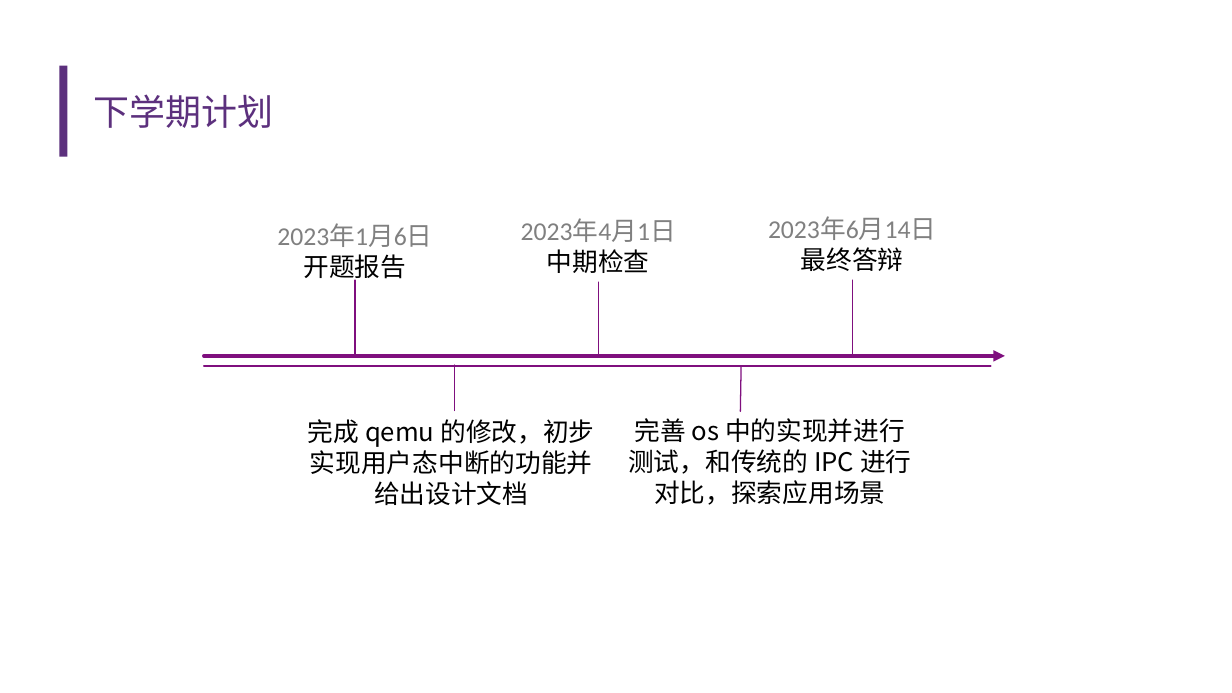
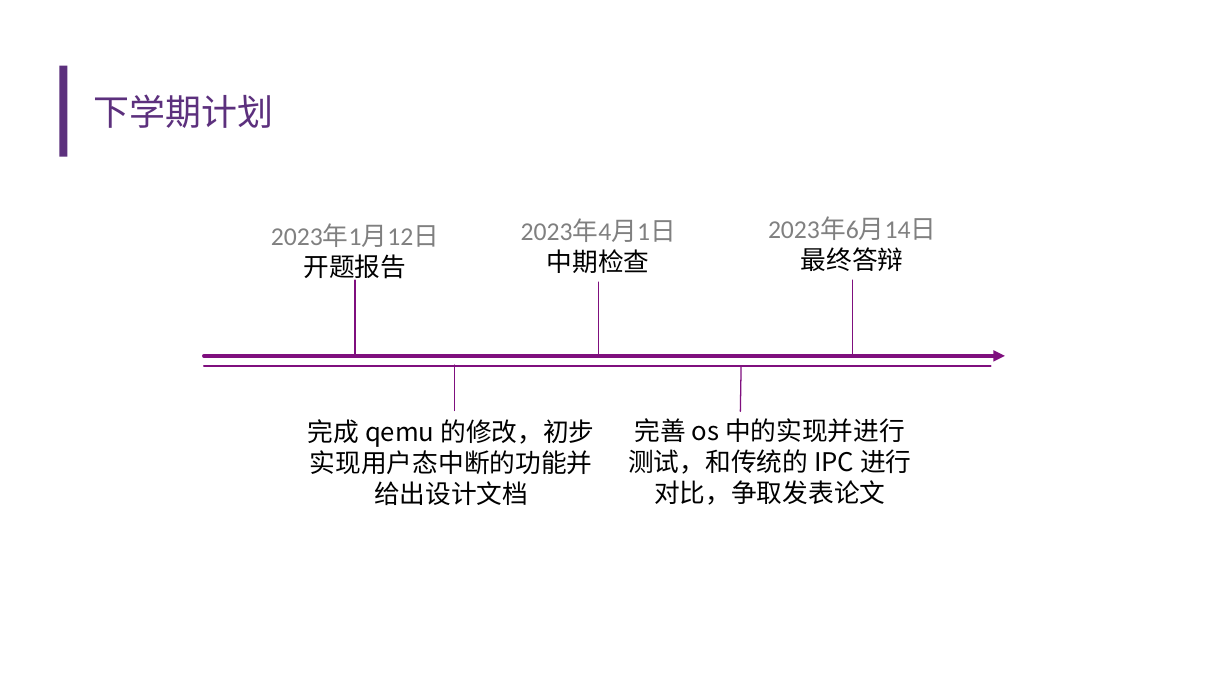
Before and after one commit to U-interrupt/uintr, a slide deck: slide 11 of doc/开题报告.pptx. Drawn at 1232x693 pixels with LibreOffice and Linux fonts; fonts in the diff are those of the drawing; background and template pictures are left out. Boxes give left, top, right and bottom in pixels: in the first picture for what was removed or moved away, otherwise in the second. Text is boxed around its words. In the diff, an @@ line names an element or a change of style, - is before the commit and + after.

```diff
--- a/doc/开题报告.pptx
+++ b/doc/开题报告.pptx
@@ text at (271,224,439,247): text changed @@
-2023年1月6日
+2023年1月12日
@@ text at (628,418,911,505): text changed @@
-完善 os 中的实现并进行测试，和传统的 IPC 进行对比，探索应用场景
+完善 os 中的实现并进行测试，和传统的 IPC 进行对比，争取发表论文
```
Also in this commit, not shown: 6 other slides changed, 1 slide added, 1 slide removed.
